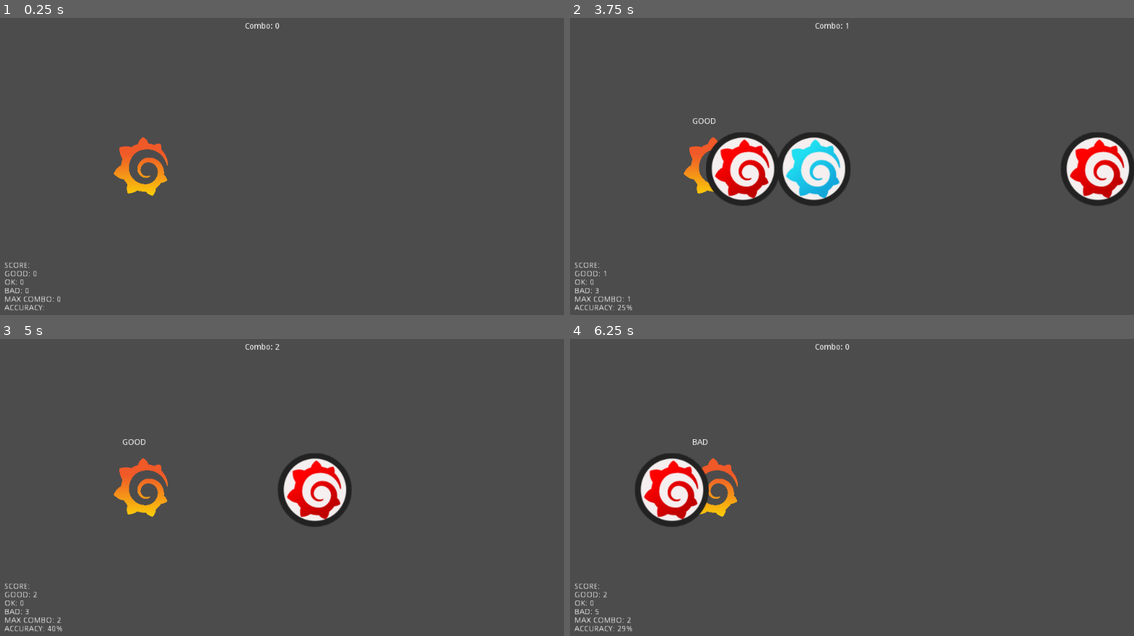
Above: before the commit, frames 1-4 (two rows, left to right).
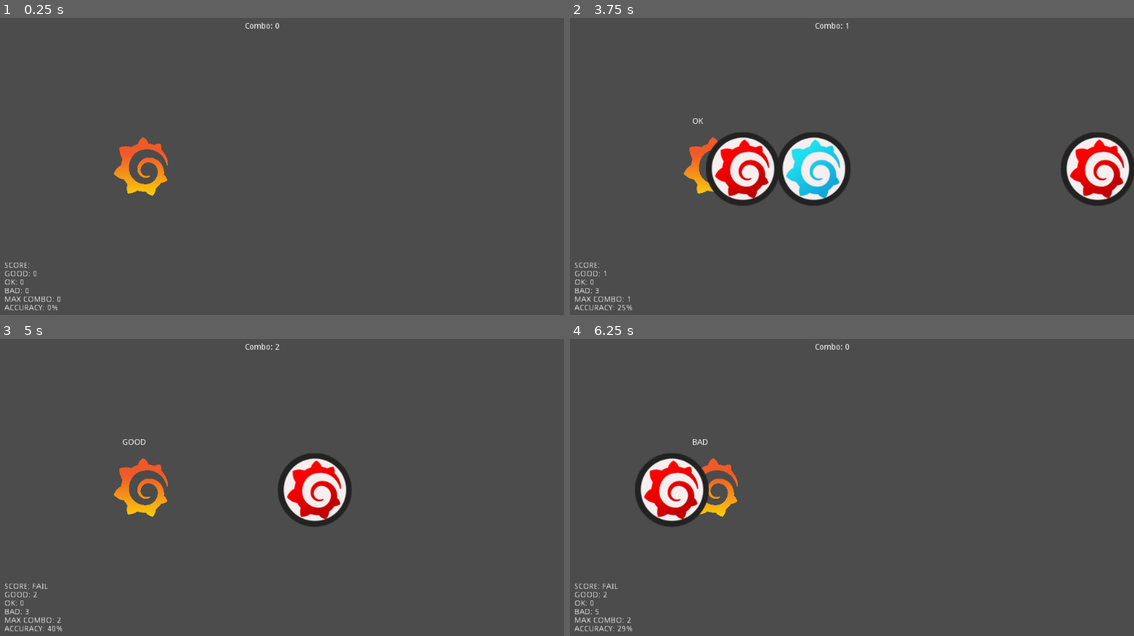
Above: after the commit, the same moments.

Repository: bossinc/grafana-no-taiko
Game: Godot game, scene res://Game.tscn
The game is run twice, just before and just after one commit, with the same random seed, the same clock (stepped at 60 frames per second) and the same inputs.
Inputs:
- Up to frame 1 (0.25 s): no input
- Up to frame 2 (3.75 s): tap Enter at 0.5 s; hold S (drum_blue) 0.53-1.28 s; tap A (drum_red) at 1.35, 2.85 s; hold S (drum_blue) 2.03-2.78 s; hold S (drum_blue) from 3.53 s (still down)
- Up to frame 3 (5 s): release S (drum_blue) at 4.28 s; tap A (drum_red) at 4.35 s
- Up to frame 4 (6.25 s): hold S (drum_blue) 5.03-5.78 s; tap A (drum_red) at 5.85 s

The runs differ from the first frame. In frame 1, less than 0.1% of the frame differs, in the area x 8-11%, y 96-99%; in frame 2, less than 0.1%, in the area x 22-26%, y 33-36%; in frame 3, less than 0.1%; in frame 4, less than 0.1%.

Commit message:
add scoring bands

Diff:
--- a/Scripts/Game.gd
+++ b/Scripts/Game.gd
@@ -28,7 +28,7 @@
 	"ok": 0.0,
 	"bad": 0.0,
 	"maxCombo": 0.0,
-	"accuracy": "",
+	"accuracy": 0.0,
 }
 
 # Called when the node enters the scene tree for the first time.
@@ -53,8 +53,8 @@
 
 func _has_hit(drumHit):
 	var node = $HitStream.get_children()[0]
-	print(node.global_position.x - 260)
-	if (node.global_position.x >= 260 && node.global_position.x <= 300 ):
+
+	if (node.global_position.x >= 275 && node.global_position.x <= 285 ):
 		node.queue_free()
 		update_combo_streak(1)
 
@@ -62,6 +62,13 @@
 		_score.good += 1
 		return true
 
+	if (node.global_position.x >= 250 && node.global_position.x <= 310 ):
+		node.queue_free()
+		update_combo_streak(1)
+
+		$Hit.text = 'OK'
+		_score.good += 1
+		return true
 	$Hit.text = 'BAD'
 	_score.bad += 1
 	update_combo_streak(0)
--- a/Scripts/Score.gd
+++ b/Scripts/Score.gd
@@ -1,6 +1,15 @@
 extends Node
 
 const DELIMITER = ": "
+
+const scoring = {
+	90: "S",
+	80: "A",
+	70: "B",
+	60: "C",
+	50: "D",
+	40: "FAIL",
+}
 
 var _scores = {
 	"overall": "",
@@ -8,7 +17,7 @@
 	"ok": 0.0,
 	"bad": 0.0,
 	"maxCombo": 0.0,
-	"accuracy": "",
+	"accuracy": 0.0,
 }
 
 func _ready():
@@ -18,13 +27,14 @@
 	$Results.text = ""
 
 	_update_accuracy()
+	_get_overall_score()
 
 	_display_score("SCORE", scores.overall)
 	_display_score("GOOD", scores.good)
 	_display_score("OK", scores.ok)
 	_display_score("BAD", scores.bad)
 	_display_score("MAX COMBO", scores.maxCombo)
-	_display_score("ACCURACY", scores.accuracy)
+	_display_score("ACCURACY", str(scores.accuracy) + "%")
 
 func _display_score(scoreText, scoreValue):
 	$Results.text += scoreText + DELIMITER + str(scoreValue) + '\n'
@@ -37,4 +47,12 @@
 	if total == 0: return
 
 	var accuracy = _scores.good / total * 100.0
-	_scores.accuracy = str(round(accuracy)) + '%'
+	_scores.accuracy = round(accuracy)
+
+func _get_overall_score():
+	var score_bands = scoring.keys()
+
+	for i in score_bands:
+		if _scores.accuracy >= i:
+			_scores.overall = scoring[i]
+			return
